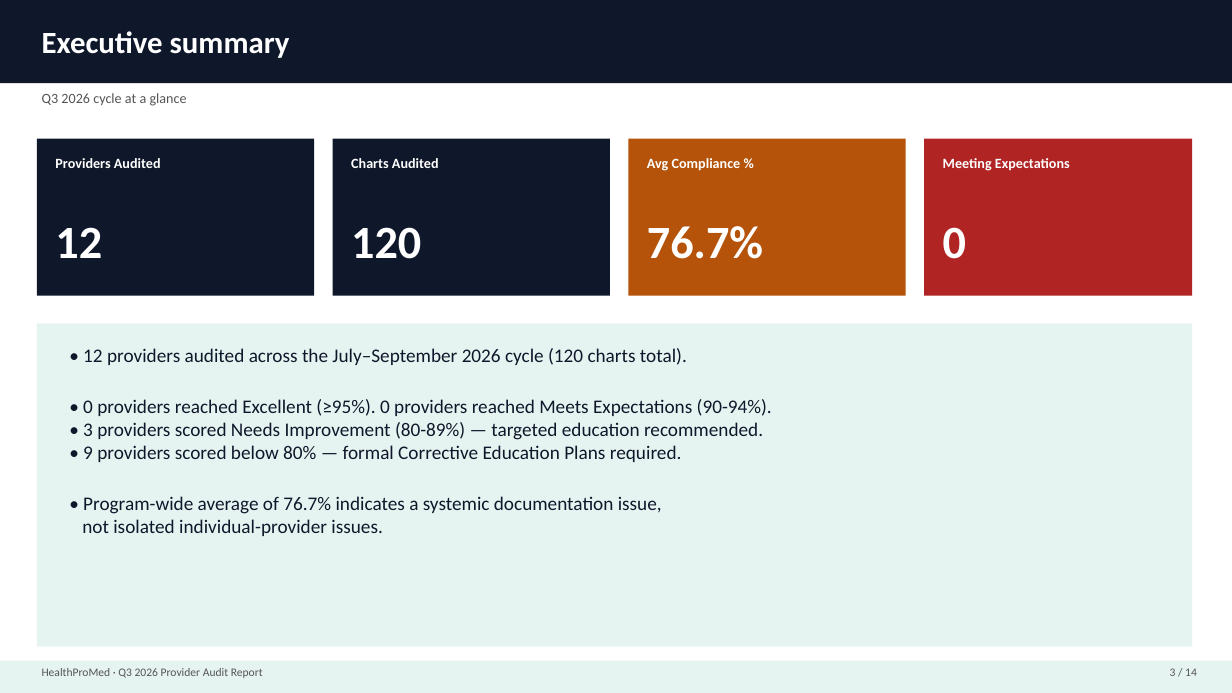
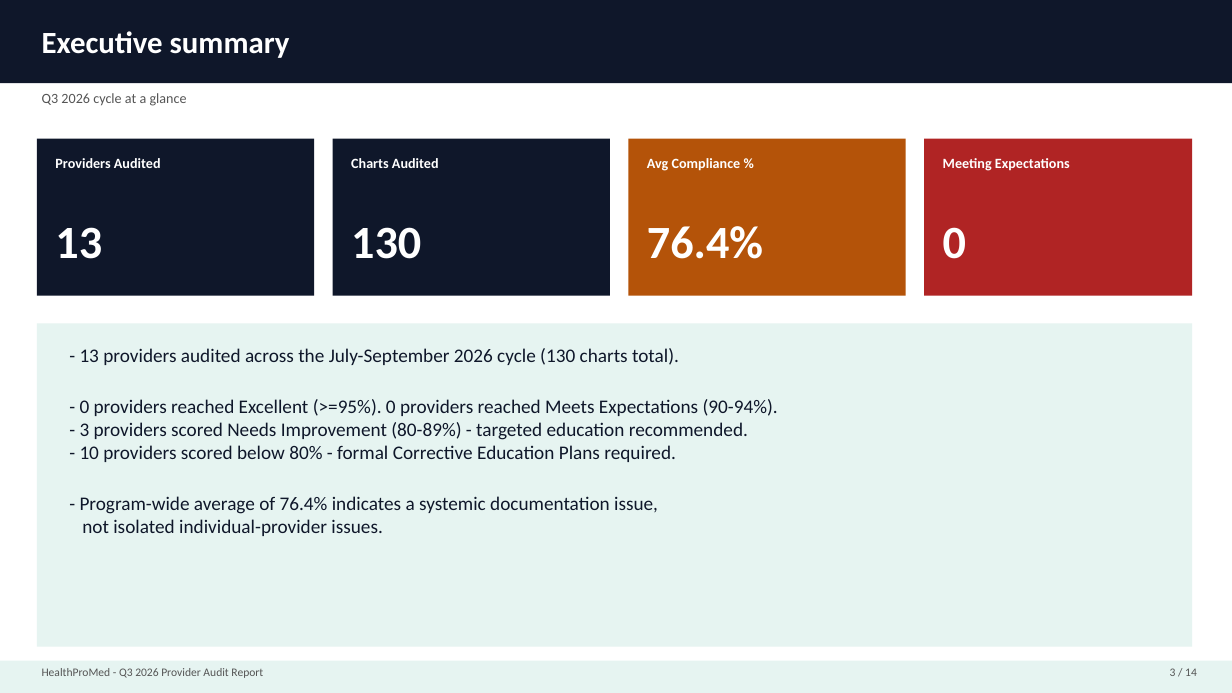
Before and after one commit to ericgalancrc-cmd/Revenue-MD, a slide deck: slide 3 of docs/Q3_2026_Provider_Audit_Report.pptx. Drawn at 1232x693 pixels with LibreOffice and Linux fonts; fonts in the diff are those of the drawing. Boxes give left, top, right and bottom in pixels: in the first picture for what was removed or moved away, otherwise in the second. Text is boxed around its words. In the diff, an @@ line names an element or a change of style, - is before the commit and + after.

```diff
--- a/docs/Q3_2026_Provider_Audit_Report.pptx
+++ b/docs/Q3_2026_Provider_Audit_Report.pptx
@@ text at (55, 227, 102, 259): text changed @@
-12
+13
@@ text at (351, 227, 421, 259): text changed @@
-120
+130
@@ text at (647, 226, 763, 259): text changed @@
-76.7%
+76.4%
@@ text at (80, 348, 778, 514): text changed @@
-• 12 providers audited across the July–September 2026 cycle (120 charts total).
-• 0 providers reached Excellent (≥95%). 0 providers reached Meets Expectations (90-94%).
-• 3 providers scored Needs Improvement (80-89%) — targeted education recommended.
-• 9 providers scored below 80% — formal Corrective Education Plans required.
-• Program-wide average of 76.7% indicates a systemic documentation issue,
+- 13 providers audited across the July-September 2026 cycle (130 charts total).
+- 0 providers reached Excellent (>=95%). 0 providers reached Meets Expectations (90-94%).
+- 3 providers scored Needs Improvement (80-89%) - targeted education recommended.
+- 10 providers scored below 80% - formal Corrective Education Plans required.
+- Program-wide average of 76.4% indicates a systemic documentation issue,
@@ text at (42, 668, 263, 678): text changed @@
-HealthProMed · Q3 2026 Provider Audit Report
+HealthProMed - Q3 2026 Provider Audit Report
```
Also in this commit, not shown: 13 other slides changed, 1 other file.
